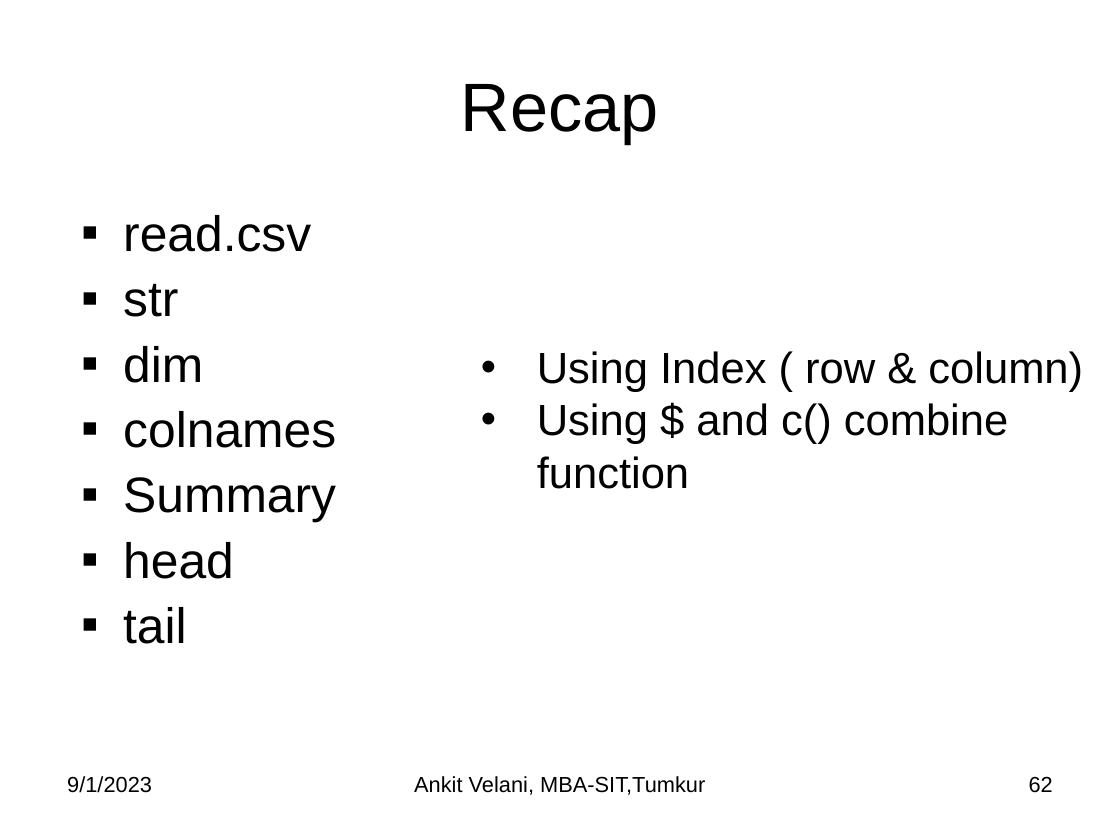
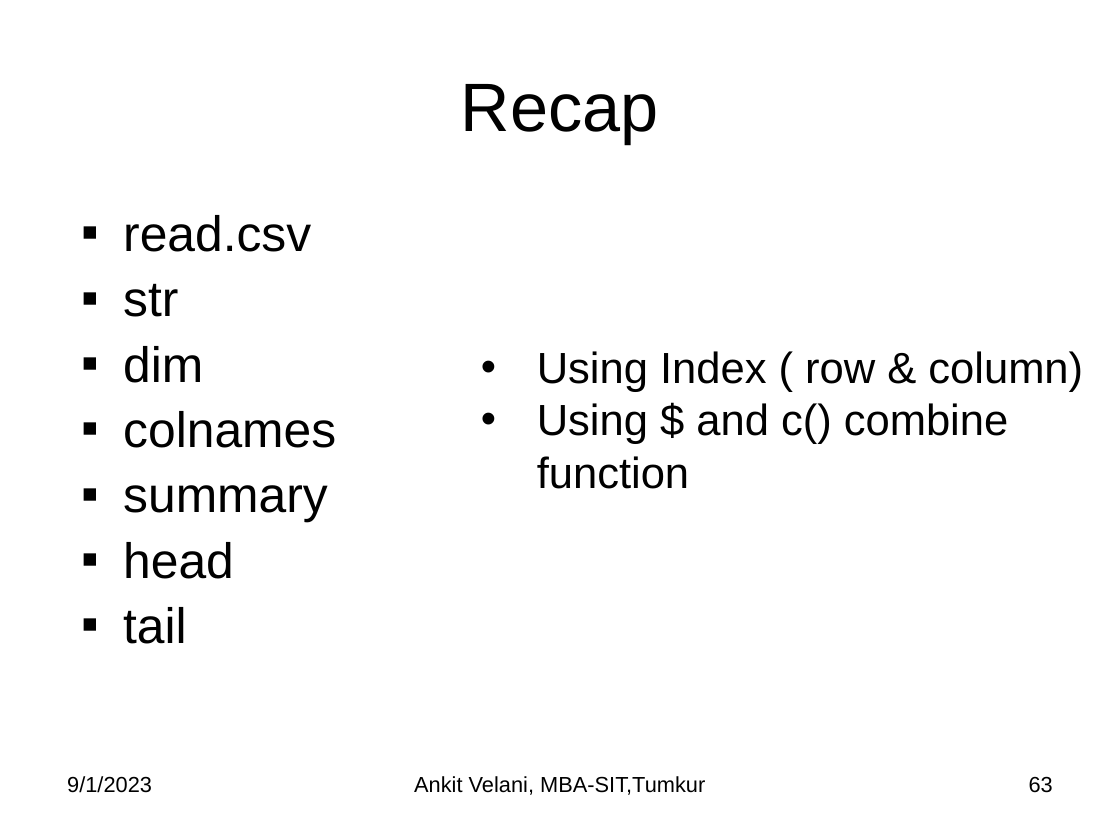
Before and after one commit to sitmbadept/sitmbadept.github.io, a slide deck: slide 63 of 2023/UNIT_3/UNIT-3-R-PART_2.pptx (slide 62 before the commit). Drawn at 1120x840 pixels with LibreOffice and Linux fonts; fonts in the diff are those of the drawing. Boxes give left, top, right and bottom in pixels: in the first picture for what was removed or moved away, otherwise in the second. Text is boxed around its words. In the diff, an @@ line names an element or a change of style, - is before the commit and + after.

```diff
--- a/2023/UNIT_3/UNIT-3-R-PART_2.pptx
+++ b/2023/UNIT_3/UNIT-3-R-PART_2.pptx
@@ text at (123, 485, 328, 523): text changed @@
-▪ Summary
+▪ summary
@@ page number at (1029, 776, 1053, 793): text changed @@
-62
+63
```
Also in this commit, not shown: 6 other slides changed, 1 slide added, 1 other file.
